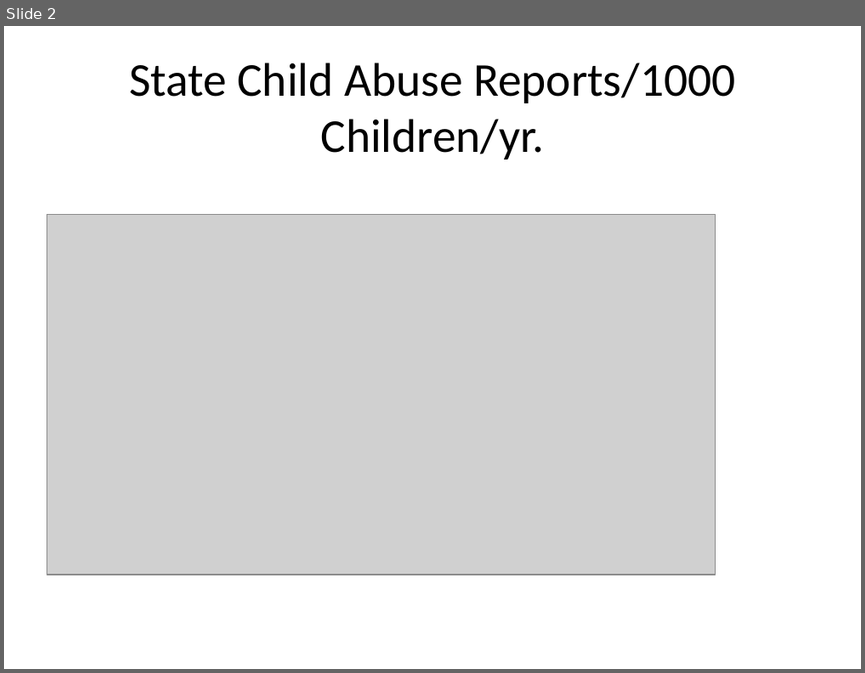
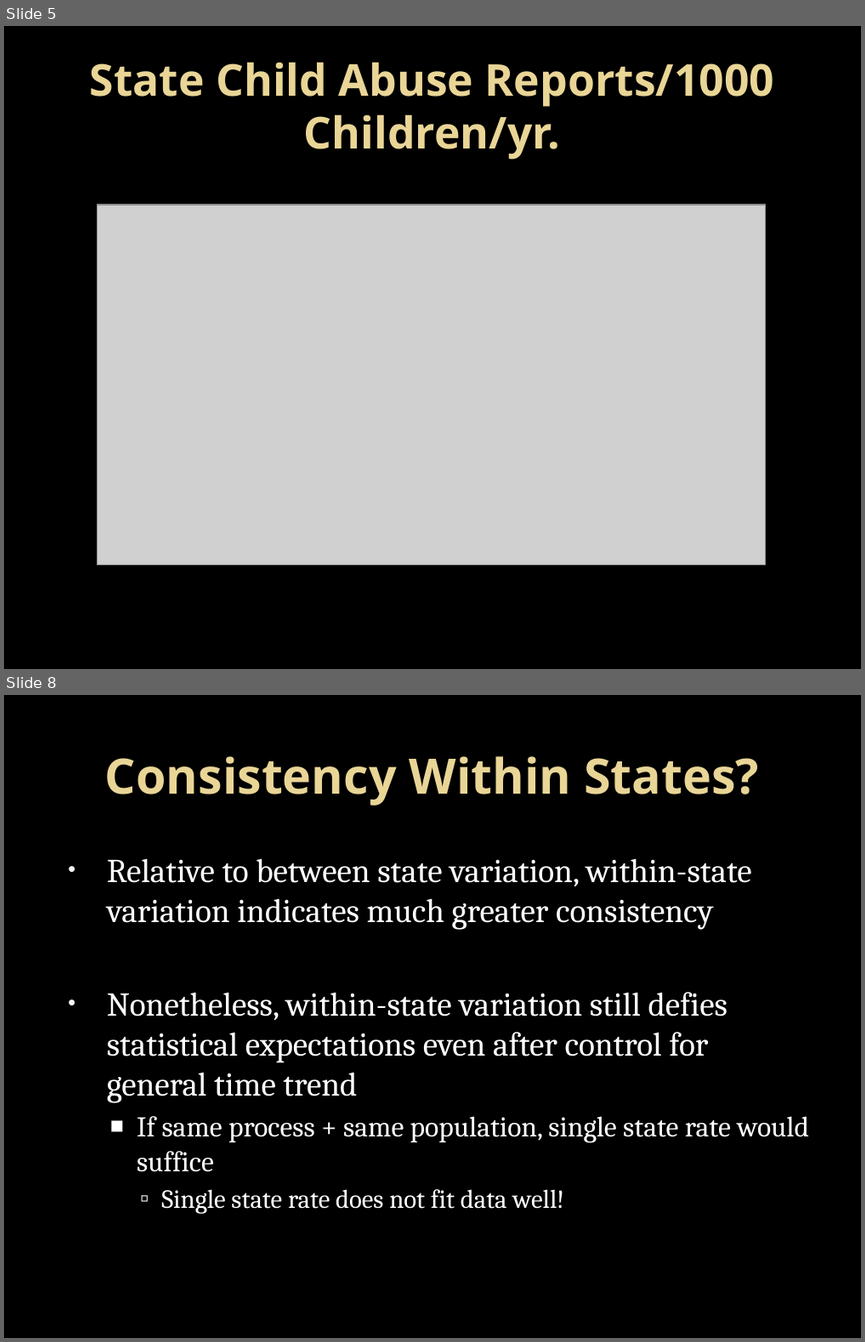
Before and after one commit to OuhscBbmc/SafeCareSpatial, a slide deck: National/chadwick materials/bard_draft1.pptx. Shown one above the other, each under a label of ours: slide 2 before the commit, slides 5 and 8 after it; the slides between them are not shown. The pictures are 865x673 and 865x1342 pixels, drawn with LibreOffice and Linux fonts; fonts in the diff are those of the drawing; grey boxes stand for pictures; background and template pictures are left out. Boxes give left, top, right and bottom in pixels: in the first picture for what was removed or moved away, otherwise in the second. Text is boxed around its words. In the diff, an @@ line names an element or a change of style, - is before the commit and + after.

```diff
--- a/National/chadwick materials/bard_draft1.pptx
+++ b/National/chadwick materials/bard_draft1.pptx
@@ slide 8 added at (4,695,861,1338), background picture (left out) @@
@@ title added at (105,756,759,805), 41 pt, text gradient #EAD696 to #E7D081, bold @@
+Consistency Within States?
@@ text added at (107,858,809,1213), 28 pt, text #FFFFFF @@
+• Relative to between state variation, within-state variation indicates much greater consistency
+• Nonetheless, within-state variation still defies statistical expectations even after control for general time trend
+  ■ If same process + same population, single state rate would suffice
+    ▫ Single state rate does not fit data well!
@@ what was slide 2 is now slide 5 @@
@@ slide 5 changed as well @@
@@ background #FFFFFF to picture (left out) @@
@@ title "State Child Abuse Reports/1000 Children/yr." at (90,62,775,159): size 39.6 to 36.9 pt, font Calibri to Noto Sans, text colour #000000 to gradient #EAD696 to #E7D081, bold on @@
@@ picture: place and size @@
-picture at (46,215,715,574)
+picture at (97,204,765,564)
```
Also in this commit, not shown: 1 other slide changed, 21 other slides added, 1 slide removed, 17 other files.
